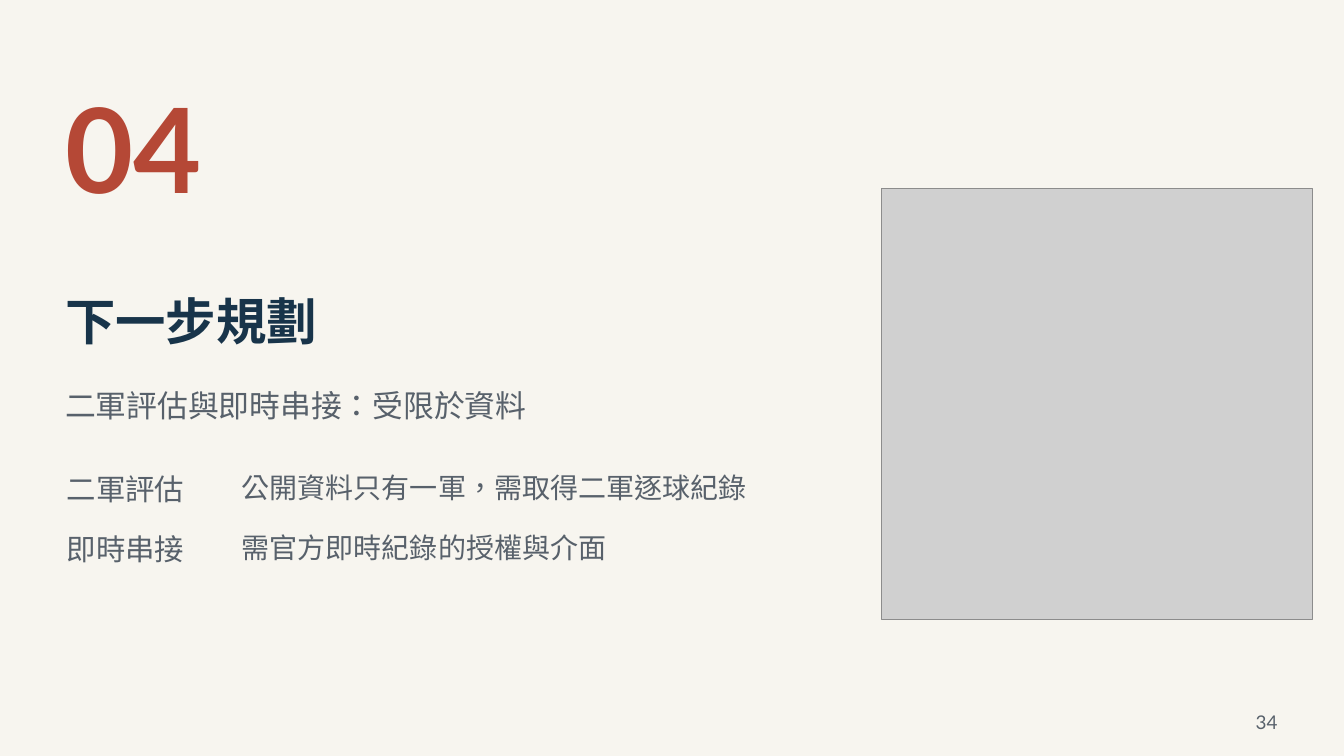
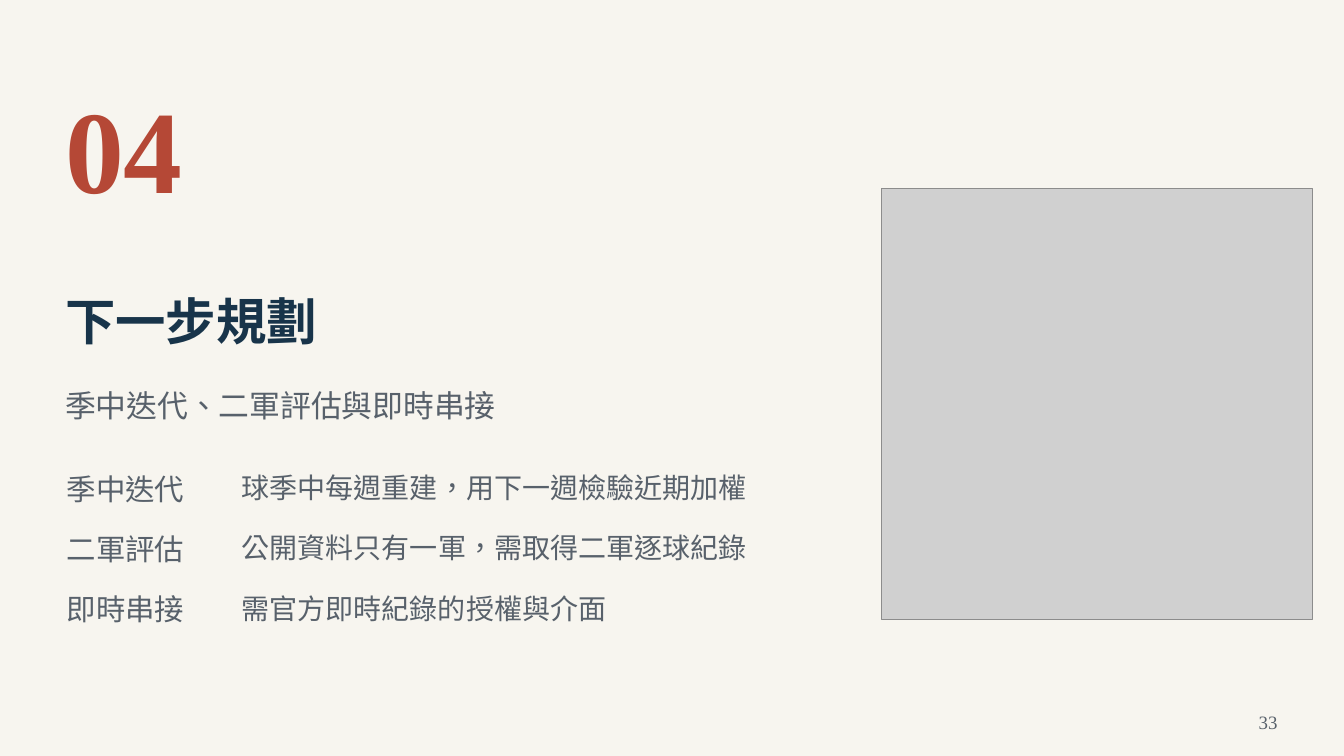
Before and after one commit to Da-Xiong-Chen/baseball_project, a slide deck: slide 33 of presentations/competition-2026/sync-20261115/一球兩面_臨場用人決策_2026球季版_38頁.pptx (slide 34 before the commit). Drawn at 1344x756 pixels with LibreOffice and Linux fonts; fonts in the diff are those of the drawing; grey boxes stand for pictures. Boxes give left, top, right and bottom in pixels: in the first picture for what was removed or moved away, otherwise in the second. Text is boxed around its words. In the diff, an @@ line names an element or a change of style, - is before the commit and + after.

Commit message:
簡報：季中迭代移到下一步規劃，字型改回中文標楷體、英文 Times New Roman

```diff
--- a/presentations/competition-2026/sync-20261115/一球兩面_臨場用人決策_2026球季版_38頁.pptx
+++ b/presentations/competition-2026/sync-20261115/一球兩面_臨場用人決策_2026球季版_38頁.pptx
@@ text at (65, 391, 495, 420): text changed; font Lato to Times New Roman @@
-二軍評估與即時串接：受限於資料
+季中迭代、二軍評估與即時串接
@@ text added at (67, 475, 185, 503), 21 pt, text #58616B @@
+季中迭代
@@ text added at (242, 474, 747, 501), 20 pt, text #58616B @@
+球季中每週重建，用下一週檢驗近期加權
@@ font Lato to Times New Roman in 5 elements at (65, 115, 183, 194), (67, 535, 185, 563), (242, 534, 747, 561), (67, 595, 185, 623), (242, 595, 607, 622) @@
@@ 4 texts: place and size @@
-4 texts at (67, 474, 747, 563)
+4 texts at (67, 534, 747, 623)
@@ text at (1259, 716, 1278, 729): text changed; font Lato to Times New Roman @@
-34
+33
```
Also in this commit, not shown: 37 other slides changed, 3 other files.
